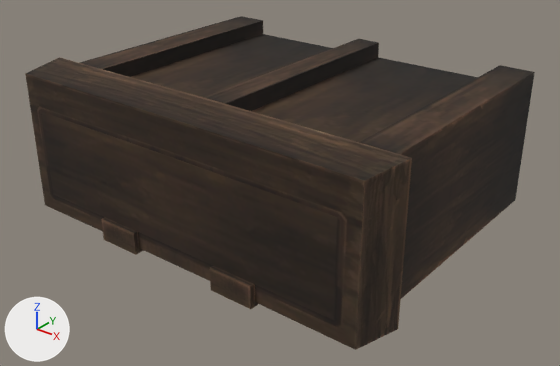
Before and after pictures for a commit that changed the OBJ model sceneobjs/tanxian_fuben_257/tanxian_fuben_257_shugui_03.obj.
Before and after are seen from a camera (50 mm lens) standing at (304.0, -486.0, 205.0) and looking at (7.0, -116.0, -25.0). Every picture has the same lights, and +X, +Y and +Z are marked at lower left. Where no turn or scale is listed for an object, it has been applied to the vertices. Vertices at the same position are counted once.

The first picture shows 'tanxian_fuben_257_shugui_03'.
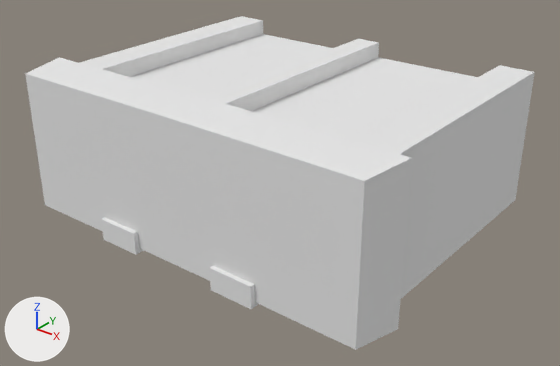
The change, as a list of edits to the scene's bpy script:
```text
Add mat_material_2_1:
    mat_material_2_1 = principled_material('material_2')
    mat_material_2_1.base_color = (0.8, 0.8, 0.8)  # white #e7e7e7
    mat_material_2_1.roughness = 1.0
Add mat_material_1_1:
    mat_material_1_1 = principled_material('material_1')
    mat_material_1_1.base_color = (0.8, 0.8, 0.8)  # white #e7e7e7
    mat_material_1_1.roughness = 1.0
Change me_tanxian_fuben_257_shugui_03:
    where me_tanxian_fuben_257_shugui_03.from_pydata(...)  # 375 vertices, 436 faces; spans x -138.0..138.0, y -212.0..0.0, z -52.0..51.0
    used by ob_tanxian_fuben_257_shugui_03; location = (0.0, 0.0, 0.0)
    me_tanxian_fuben_257_shugui_03 part 1: all 236 faces that had it switch from mat_material_2 (picture img_tanxian_fuben_257_shugui_d1_png) to mat_material_2_1 (white #e7e7e7)
    me_tanxian_fuben_257_shugui_03 part 2: all 200 faces that had it switch from mat_material_1 (picture img_tanxian_fuben_257_shugui_d3_png) to mat_material_1_1 (white #e7e7e7)
```

What differs and where, as boxes [x1, y1, x2, y2] in the pictures (560 x 366 px):
part 1 of me_tanxian_fuben_257_shugui_03, recoloured
    both: [41, 34, 535, 321]
part 2 of me_tanxian_fuben_257_shugui_03, recoloured (brown to grey)
    both: [25, 16, 534, 350]
